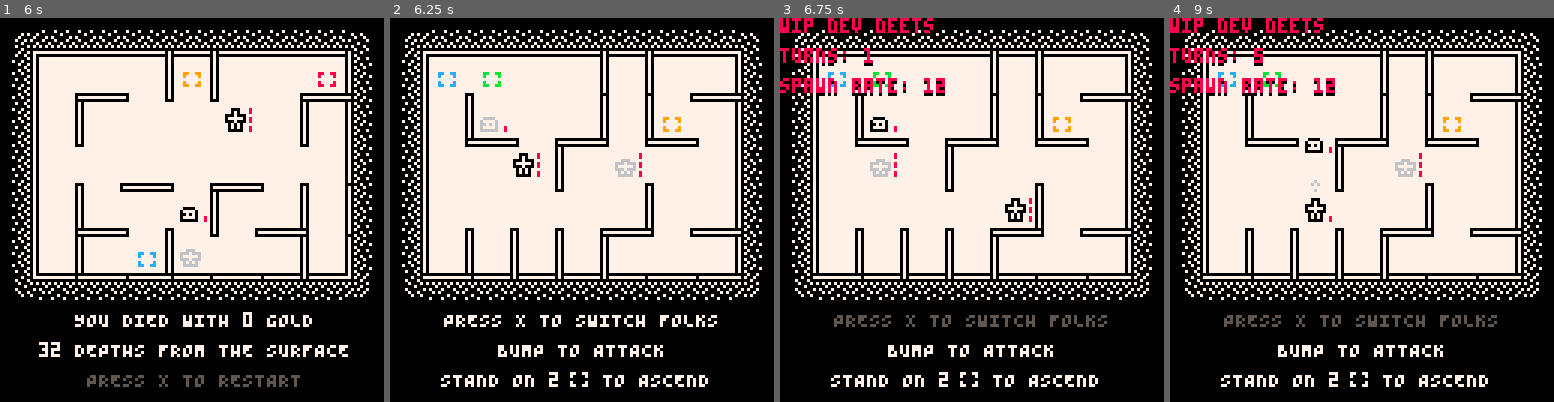
Above: before the commit, frames 1-4 (left to right).
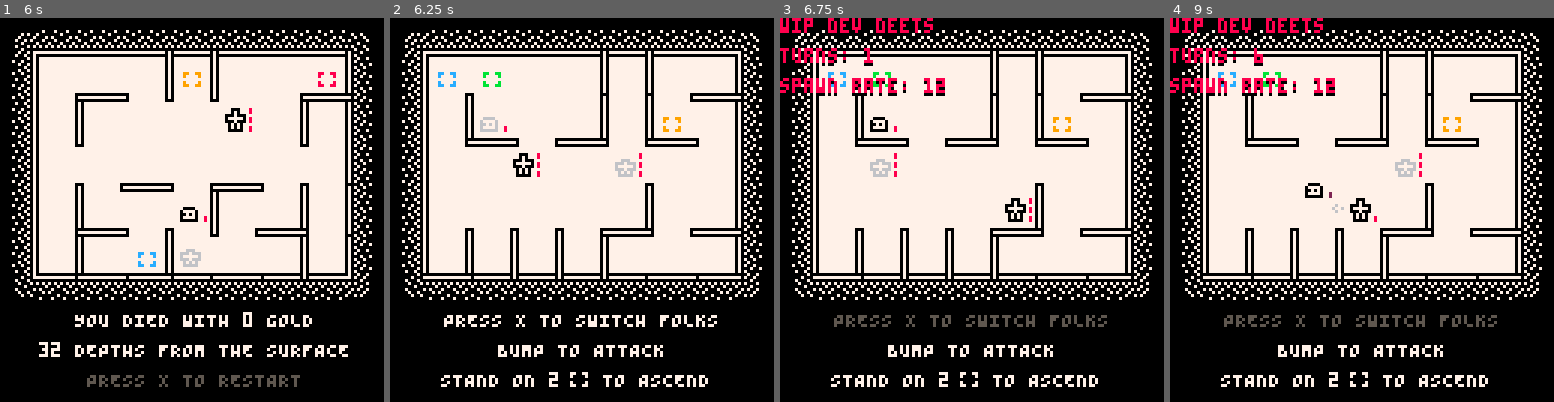
Above: after the commit, the same moments.

Repository: taylordolan/grid-folks
Game: PICO-8 cartridge grid_folks.p8
The game is run twice, just before and just after one commit, with the same random seed, the same clock (stepped at 60 frames per second) and the same inputs.
Inputs:
- Up to frame 1 (6 s): tap O (Z key) at 0.33, 0.7, 1.43, 2.22, 3.1, 3.98, 4.87, 5.75 s; tap X (X key) at 1.07, 2.07, 2.4, 2.73, 3.07, 3.4, 3.73, 4.07, 4.4, 4.73, 5.07, 5.4, 5.73 s; hold Left 1.97-2.37 s; hold Down 2.42-2.82 s; hold Right 2.87-3.53 s; hold Up 3.58-4.08 s; hold Right 4.13-4.53 s; hold Down 4.58-5.08 s; hold Left 5.13-5.8 s; hold Up from 5.85 s (still down)
- Up to frame 2 (6.25 s): tap X (X key) at 6.07 s; release Up at 6.18 s; hold Left from 6.23 s (still down)
- Up to frame 3 (6.75 s): tap X (X key) at 6.4, 6.73 s; release Left at 6.63 s; tap O (Z key) at 6.63 s; hold Down from 6.68 s (still down)
- Up to frame 4 (9 s): tap X (X key) every 0.33 s from 7.07 to 8.73 s; release Down at 7.08 s; hold Right 7.13-7.8 s; tap O (Z key) at 7.52, 8.4 s; hold Up 7.85-8.35 s; hold Right 8.4-8.8 s; hold Down from 8.85 s (still down)

Frame 1 is identical in both runs. In frame 2, 0.2% of the frame differs, in the area x 42-46%, y 33-46%; in frame 3, 0.2%; in frame 4, 0.9%, in the area x 21-54%, y 7-54%.

Commit message:
clear out walls next to heroes at game start

Diff:
--- a/grid_folks.p8
+++ b/grid_folks.p8
@@ -21,6 +21,7 @@
 -- [x] plug in sounds from the dictionary
 -- [x] create missing sounds
 -- [x] stop flashing health after game over
+-- [ ] bump drum sound in music?
 
 -- future
 -- [ ] playtest and consider evening out the potential distance of pads even more, maybe with a max distance?
@@ -113,6 +114,12 @@
 
 	-- initial walls
 	refresh_walls()
+  for next in all({{2,3},{3,3},{4,3},{5,3}}) do
+    local wall = find_type("wall_right", next)
+    if wall then
+      wall:kill()
+    end
+  end
 
 	-- heroes
 	hero_a = new_hero()
@@ -140,7 +147,7 @@
     end
     return spawn_rates
   end
-  spawn_rates = get_spawn_rates(11, 12, 2.5)
+  spawn_rates = get_spawn_rates(11, 12, 3)
 	spawn_bags = {
 		[001] = {"baby"},
 		[026] = {"baby", "dash"},
